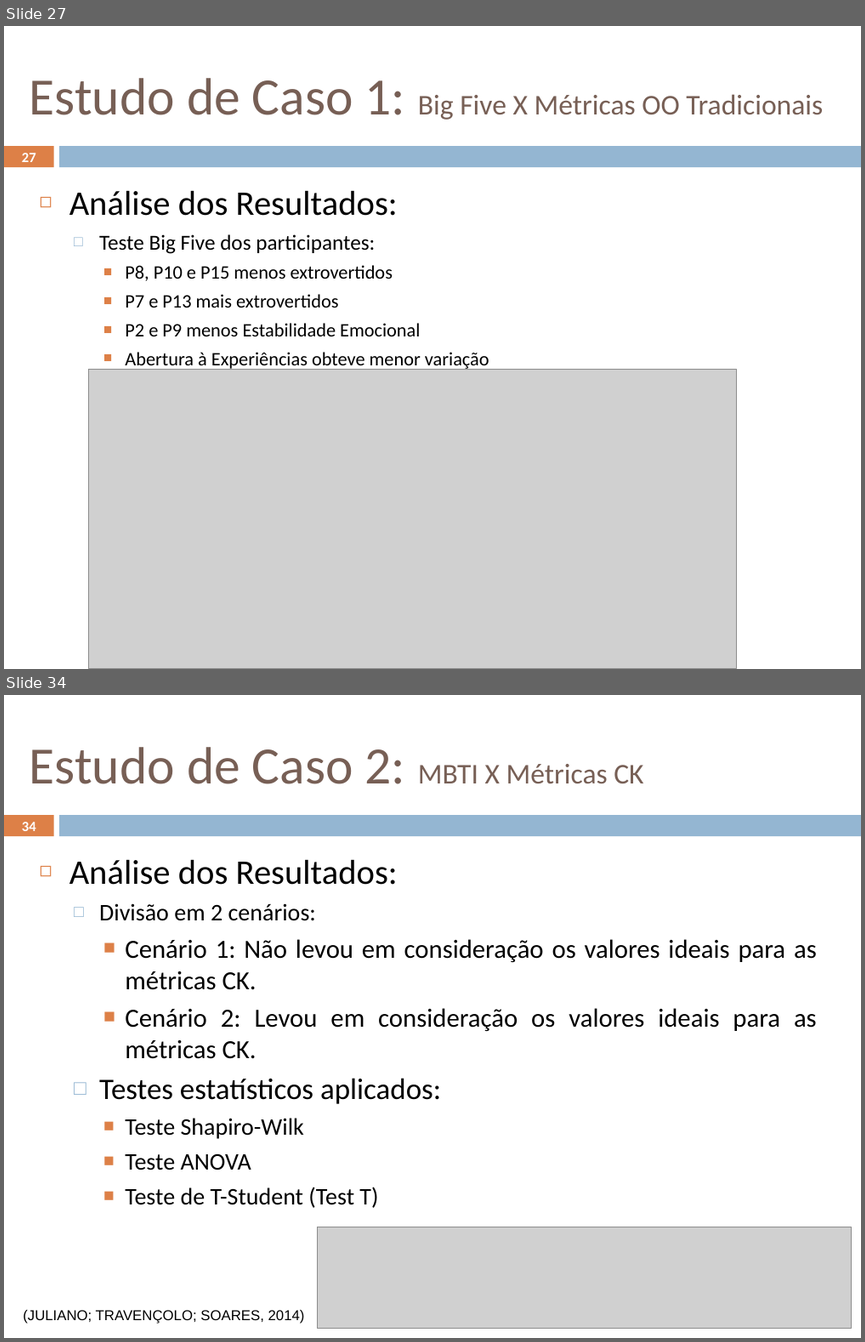
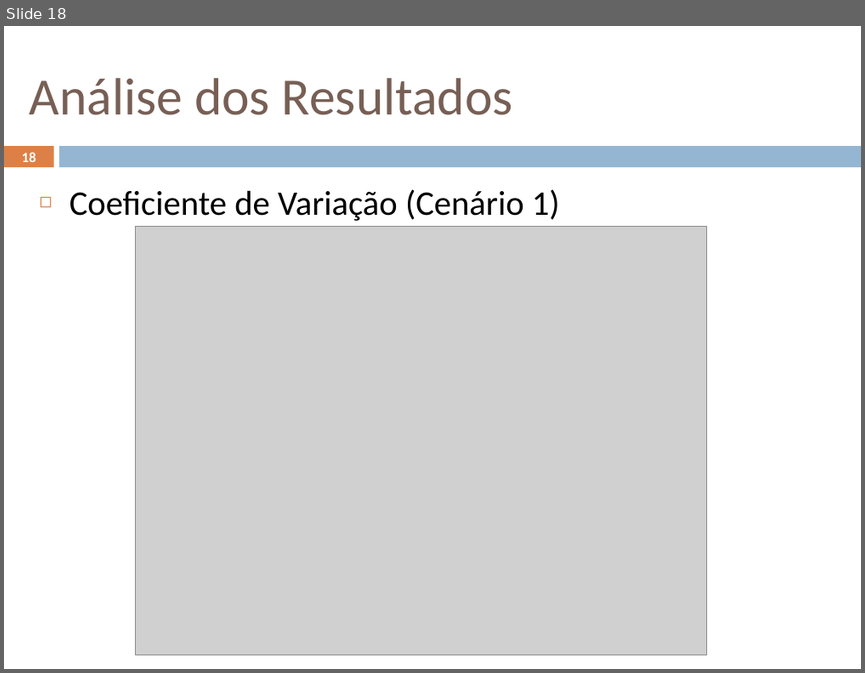
Before and after one commit to geoleite/Mestrado, a slide deck: Apresentacao/ApresentaçãoV1.pptx. Shown one above the other, each under a label of ours: slides 27 and 34 before the commit, slide 18 after it; the slides between them are not shown. The pictures are 865x1342 and 865x673 pixels, drawn with LibreOffice and Linux fonts; fonts in the diff are those of the drawing; grey boxes stand for pictures. Boxes give left, top, right and bottom in pixels: in the first picture for what was removed or moved away, otherwise in the second. Text is boxed around its words. In the diff, an @@ line names an element or a change of style, - is before the commit and + after.

```diff
--- a/Apresentacao/ApresentaçãoV1.pptx
+++ b/Apresentacao/ApresentaçãoV1.pptx
@@ slide 34 removed at <box>4,695,861,1338</box>, background #FFFFFF; not listed: 2 template elements that a slide beside it also shows @@
@@ title removed at <box>30,747,643,784</box> @@
-Estudo de Caso 2: MBTI X Métricas CK
@@ page number removed at <box>22,822,36,831</box> @@
-34
@@ text removed at <box>69,859,817,1208</box> @@
-◻ Análise dos Resultados:
-  □ Divisão em 2 cenários:
-    ■ Cenário 1: Não levou em consideração os valores ideais para as métricas CK.
-    ■ Cenário 2: Levou em consideração os valores ideais para as métricas CK.
-  □ Testes estatísticos aplicados:
-    ■ Teste Shapiro-Wilk
-    ■ Teste ANOVA
-    ■ Teste de T-Student (Test T)
@@ picture removed at <box>318,1227,851,1328</box> @@
@@ text removed at <box>23,1310,305,1323</box> @@
-  (JULIANO; TRAVENÇOLO; SOARES, 2014)
@@ what was slide 27 is now slide 18 @@
@@ slide 18 changed as well @@
@@ title at <box>30,78,513,115</box>: text changed; size 24 to 44 pt @@
-Estudo de Caso 1: Big Five X Métricas OO Tradicionais
+Análise dos Resultados
@@ page number at <box>22,152,36,162</box>: text changed @@
-27
+18
@@ text at <box>69,189,560,221</box>: text changed; size 16 to 29 pt @@
-◻ Análise dos Resultados:
-  □ Teste Big Five dos participantes:
-    ■ P8, P10 e P15 menos extrovertidos
-    ■ P7 e P13 mais extrovertidos
-    ■ P2 e P9 menos Estabilidade Emocional
-    ■ Abertura à Experiências obteve menor variação
+◻ Coeficiente de Variação (Cenário 1)
@@ picture: place and size @@
-picture at <box>88,369,736,669</box>
+picture at <box>136,226,708,654</box>
```
Also in this commit, not shown: 8 other slides changed, 13 slides added, 28 other slides removed, 29 other files.
